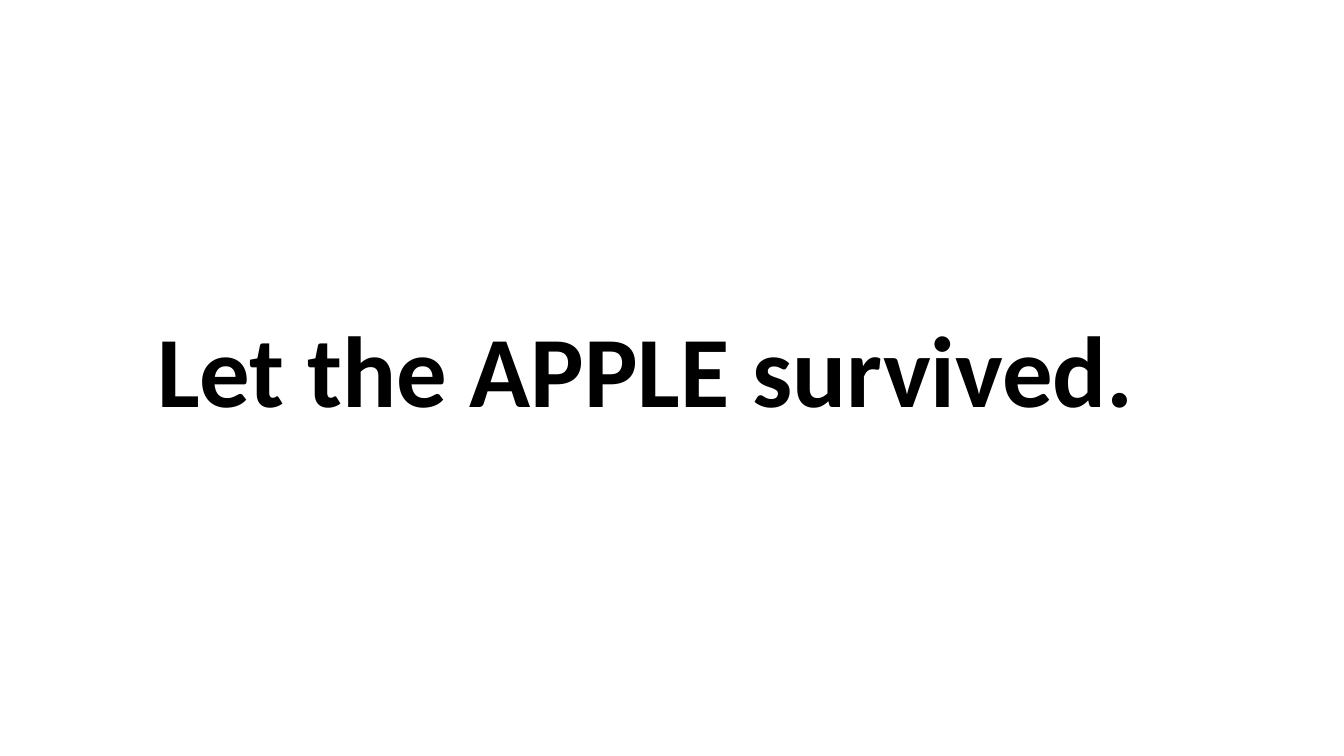
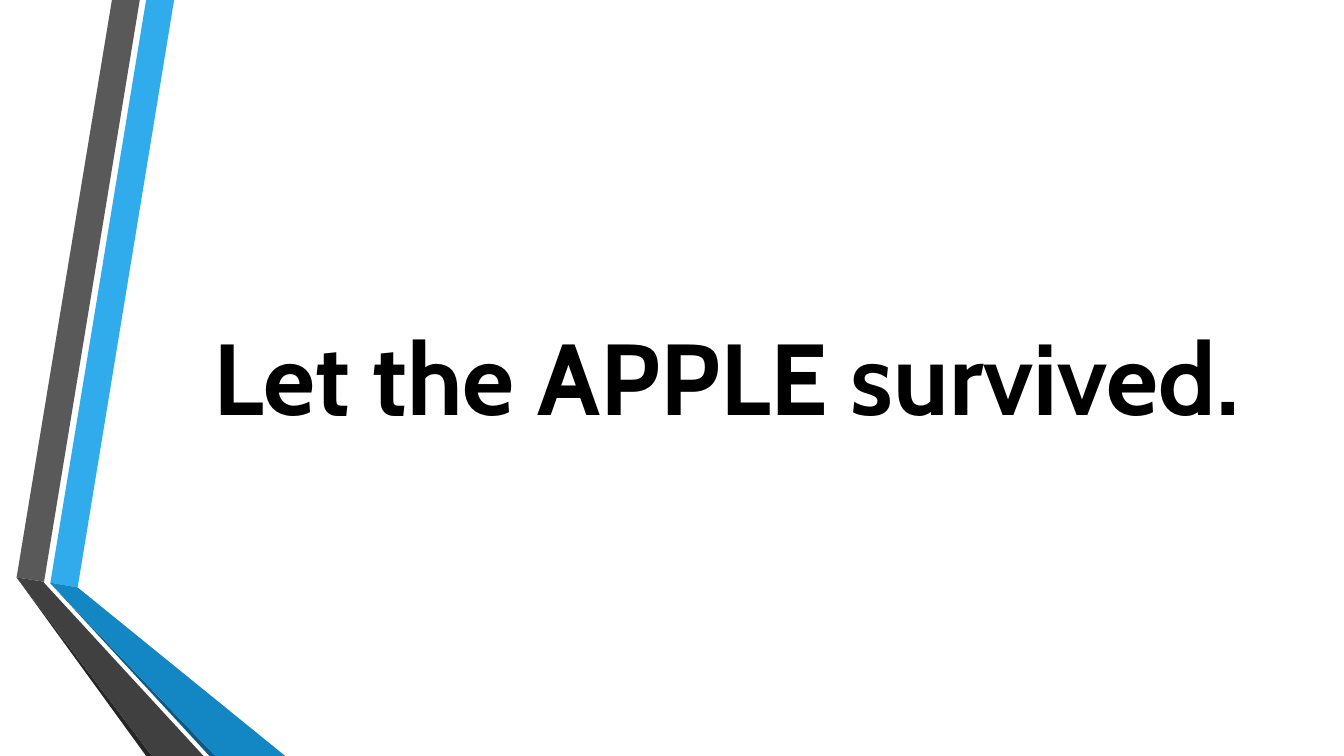
Before and after one commit to Jameswilson7788/school, a slide deck: slide 18 of 政府產業政策簡報.pptx (slide 15 before the commit). Drawn at 1344x756 pixels with LibreOffice and Linux fonts; fonts in the diff are those of the drawing; background and template pictures are left out. Boxes give left, top, right and bottom in pixels: in the first picture for what was removed or moved away, otherwise in the second. Text is boxed around its words. In the diff, an @@ line names an element or a change of style, - is before the commit and + after.

```diff
--- a/政府產業政策簡報.pptx
+++ b/政府產業政策簡報.pptx
@@ title "Let the APPLE survived." at [213, 339, 1240, 416]: font Calibri to Cabin; alignment left to centre; line spacing 0.9 to 1 @@
@@ group added at [16, 0, 285, 756]: 6 freeform shapes @@
```
Also in this commit, not shown: 13 other slides changed, 7 slides added, 4 slides removed.
